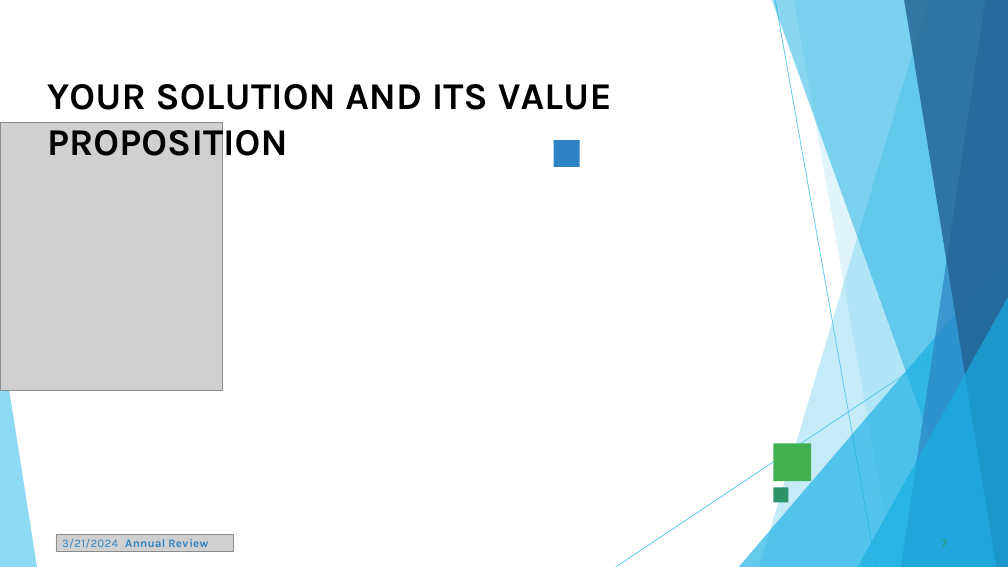
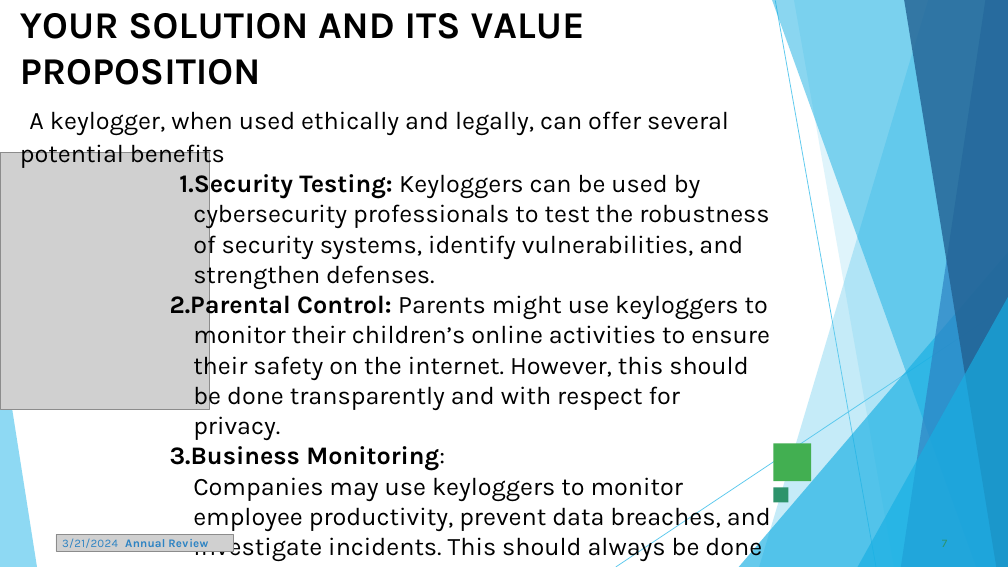
Before and after one commit to Muzammil8008/muzammil-project, a slide deck: slide 7 of Template_Presentation_Students.pptx. Drawn at 1008x567 pixels with LibreOffice and Linux fonts; fonts in the diff are those of the drawing; grey boxes stand for pictures. Boxes give left, top, right and bottom in pixels: in the first picture for what was removed or moved away, otherwise in the second. Text is boxed around its words. In the diff, an @@ line names an element or a change of style, - is before the commit and + after.

```diff
--- a/Template_Presentation_Students.pptx
+++ b/Template_Presentation_Students.pptx
@@ title at <box>20,13,771,562</box>: text changed; size 36 to 24 pt; bold off @@
-YOUR SOLUTION AND ITS VALUE PROPOSITION
+YOUR SOLUTION AND ITS VALUE PROPOSITION
+A keylogger, when used ethically and legally, can offer several potential benefits
+1.Security Testing: Keyloggers can be used by
+cybersecurity professionals to test the robustness
+of security systems, identify vulnerabilities, and
+strengthen defenses.
+2.Parental Control: Parents might use keyloggers to
+monitor their children’s online activities to ensure
+their safety on the internet. However, this should
+be done transparently and with respect for
+privacy.
+3.Business Monitoring:
+Companies may use keyloggers to monitor
+employee productivity, prevent data breaches, and
+investigate incidents. This should always be done
+in compliance with local laws and company policies.
@@ freeform shape removed at <box>554,140,579,166</box> @@
@@ picture: place and size @@
-picture at <box>0,122,223,390</box>
+picture at <box>0,152,210,409</box>
```
Also in this commit, not shown: 7 other slides changed, 2 slides added, 2 slides removed.
